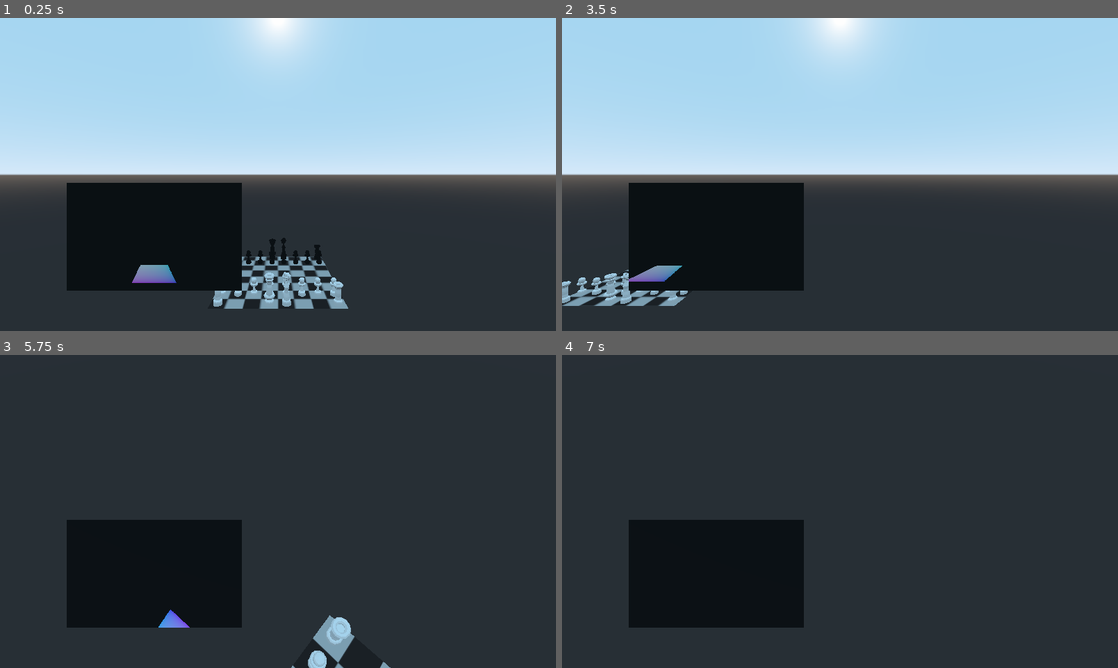
Above: before the commit, frames 1-4 (two rows, left to right).
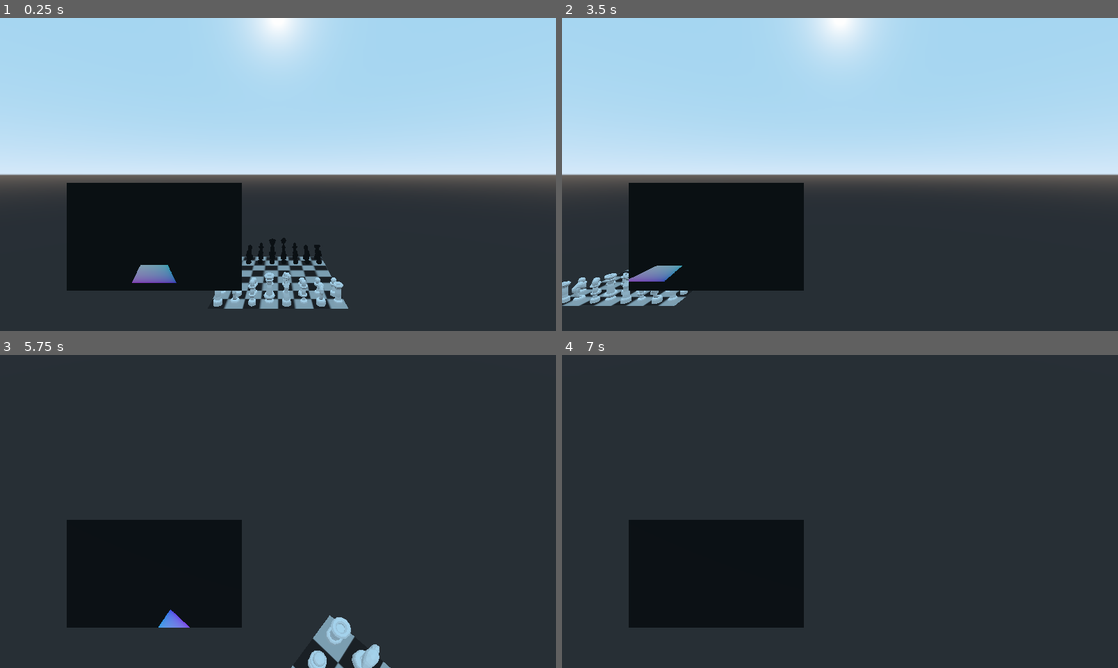
Above: after the commit, the same moments.

Repository: Roboticy3/Mess
Game: Godot game, scene res://Scenes/game.tscn
Two runs of this game, one before a commit and one after it. Both use one fixed random seed, a clock stepped at 60 frames per second and the inputs below. This scene is started directly instead of the project's main scene.
Inputs (mouse positions are in pixels of both pictures, inside the frame that each line leads up to):
- Up to frame 1 (0.25 s): no input
- Up to frame 2 (3.5 s): tap Enter at 0.5 s; move the mouse to (962, 158) at 0.52 s; hold D (mv_right) 0.53-1.28 s; click (962, 158) at 0.6 s; move the mouse to (728, 190) at 1.27 s; hold S (mv_back) 1.28-2.03 s; right-click (728, 190) at 1.35 s; move the mouse to (895, 105) at 2.02 s; hold D (mv_right) 2.03-2.78 s; hold Ctrl (ctrl) 2.03-2.78 s; tap Space (mv_up) at 2.75 s; move the mouse to (812, 237) at 2.77 s; hold W (mv_forward) from 2.78 s (still down); click (812, 237) at 2.85 s
- Up to frame 3 (5.75 s): move the mouse to (444, 558) at 3.52 s; release W (mv_forward) at 3.53 s; hold Right mouse button (ck_1) 3.53-4.28 s; hold A (mv_left) 3.53-5.03 s; move the mouse to (111, 464) at 4.27 s; tap Ctrl (ctrl) at 4.35 s; tap Enter at 5 s; move the mouse to (305, 511) at 5.02 s; hold S (mv_back) from 5.03 s (still down); click (305, 511) at 5.1 s
- Up to frame 4 (7 s): move the mouse to (756, 433) at 5.77 s; release S (mv_back) at 5.78 s; hold D (mv_right) 5.78-6.53 s; right-click (756, 433) at 5.85 s; move the mouse to (962, 495) at 6.52 s; hold W (mv_forward) from 6.53 s (still down); hold Ctrl (ctrl) from 6.53 s (still down)

The runs differ from the first frame. In frame 1, 0.3% of the frame differs, in the area x 41-59%, y 71-93%; in frame 2, 0.2%; in frame 3, 0.3%; in frame 4, nothing differs.

Commit message:
Finished implementing win conditions

Diff:
--- a/Objects/Board/Board.gd
+++ b/Objects/Board/Board.gd
@@ -41,6 +41,9 @@
 
 #array of Instructions to vectorize to evaluate win conditions
 var win_conditions:Array = []
+#array of winning and losing teams to populate when the game ends
+var winners:PoolIntArray = []
+var losers:PoolIntArray = []
 
 #signal to emit when the game ends, winning team indicated by get_team()
 signal win
@@ -464,17 +467,20 @@
 	marks.clear()
 	p.behaviors.clear()
 
-#	for I in win_conditions:
-#		print(I,I.vectorize())
-
-	#increment turn
-	turn += 1
-
-#	#check lose condition
-#	if teams[get_team()].get("key") < 1:
-#		turn -= 1
-#		#if true get the team from the last turn and emit them as the winner
-#		emit_signal("win")
+	#compute win conditions for this turn
+	var results := evaluate_win_conditions()
+
+	#if any results came back, the game is ending this turn
+	#check the results to see who wins and looses and emit the signal to end the game
+	if !results.empty():
+		for r in results:
+			if r[1]: winners.append(r[0])
+			else: losers.append(r[0])
+		emit_signal("win")
+	#otherwise, just increment the turn on the board an move on
+	else:
+		#increment turn
+		turn += 1
 
 	#return Board updates
 	return changes
@@ -568,6 +574,48 @@
 
 		changes.append(d)
 
+#vectorize each element in win_conditions and return data on them in the form of an n by 3 Array
+#each element of the array contains at its end an index for its source Instruction in win conditions, and contains the following:
+# the team it affects, and whether it is a win or loss
+func evaluate_win_conditions() -> Array:
+
+	#final array to return
+	var results:Array = []
+
+	#vectorize all of the board's win conditions into data
+	for i in win_conditions.size():
+		var I:Instruction = win_conditions[i]
+
+		#if vectorize() returns an empty array, skip this iteration
+		var vec:Array = I.vectorize()
+		if vec.empty(): continue
+
+		#add this win condition in a default state, marked as non-applicable
+		var result:Array = [0, true, i]
+
+		#the first element is the team relative to the current team's index that is being affected by this condition
+		result[0] = get_team(int(vec[0]))
+
+		#the second element (optional) is whether this condition represents a win (0) or a loss (other)
+		var win:bool = true
+		if vec.size() > 1: win = int(vec[1]) == 0
+		result[1] = win
+
+		#all subsequent elements are indices of teams whose turns on which these conditions can be executed
+		#if there are no extra elements, this condition can be used on any turn
+		var apply:bool = true
+		if vec.size() > 2: apply = false
+		#if any of the extra elements match the current team, this win condition is applicable, and can be added to the final results
+		for j in range(2, vec.size()):
+			if int(vec[j]) == get_team():
+				apply = true
+				break
+
+		#add the result into the final Array
+		if apply: results.append(result)
+
+	return results
+
 #transform a square using mark step in the jump mode, returning a singular transformed square
 func transform(var v:Vector2, var piece:Piece) -> Vector2:
 
@@ -611,8 +659,8 @@
 #Various getters and setters
 
 #get the team of the current turn by taking turn % teams.size()
-func get_team() -> int:
-	return turn % teams.size()
+func get_team(var offset:int = 0) -> int:
+	return (turn + offset) % teams.size()
 
 func get_name() -> String:
 	return table["name"]
--- a/Objects/Instruction/Instruction.gd
+++ b/Objects/Instruction/Instruction.gd
@@ -96,7 +96,7 @@
 
 #WIP evaluate conditional statements, made up of a wrds Array of length 3 or more that can solve inequalities
 #returning [] is equivalent to returning false and anything else is equivalent to true
-func vectorize(var start:int = 0) -> Array:
+func vectorize(var start:int = 0, var allow_conditionals:bool = true) -> Array:
 
 	#reformat content to catch table updates
 	format()
@@ -112,7 +112,10 @@
 	#if input is not a conditional, return parsed array
 	if !w[0].begins_with("?"):
 		last_start = start
-		return array_parse(start)
+		return array_parse(start, allow_conditionals)
+	#if conditionals are not allowed at this point, return an empty array
+	if !allow_conditionals:
+		return []
 	#the minimum conditional size is 2, and then something after that to actually return if the conditional evaluates to true
 	if w.size() < 3:
 		last_start = start
@@ -151,7 +154,7 @@
 	if w.size() > 4 && SYMBL.find(w[2]) != -1:
 
 		#get the team from the first word as an offset from the current team
-		var team = board.teams[(board.get_team() + int(u)) % board.teams.size()]
+		var team = board.teams[board.get_team(int(u))]
 
 		#try and format it using the team... *as* a table? sure
 		format(1, 1, team)
@@ -216,7 +219,7 @@
 	#if all else fails, return an empty Array
 	return []
 
-func array_parse(var start:int = 0):
+func array_parse(var start:int = 0, var allow_conditionals:bool = true):
 	var w:Array = wrds.slice(start, wrds.size() - 1)
 
 	#create return object
@@ -226,7 +229,7 @@
 	for i in w.size():
 		#if there is a conditional in a later index of wrds,
 		#call vectorize starting at that point and append the result to nums, then break the loop
-		if w[i].begins_with("?"):
+		if w[i].begins_with("?") && allow_conditionals:
 			nums.append_array(vectorize(start + i))
 			break
 		var n = parse(w[i])
Not shown, changed: Instructions/default/b_default.txt
Not shown, changed: Notes/log and plan.txt
